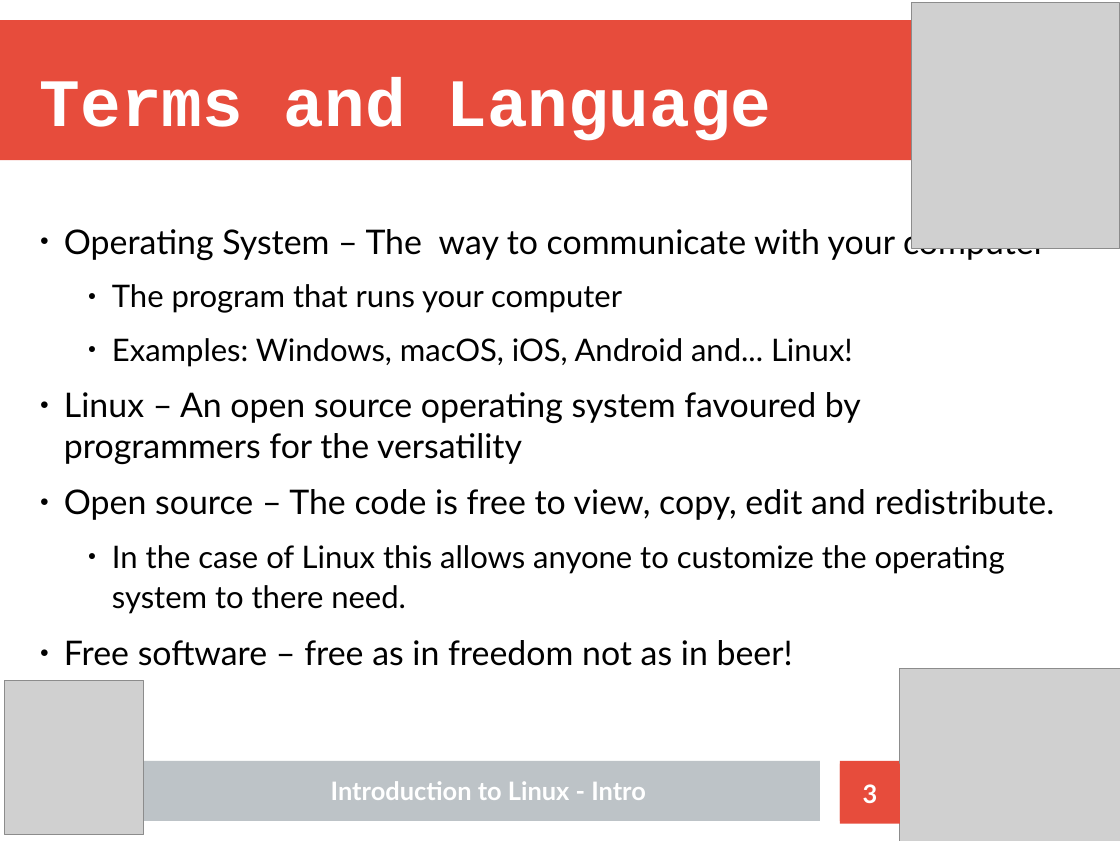
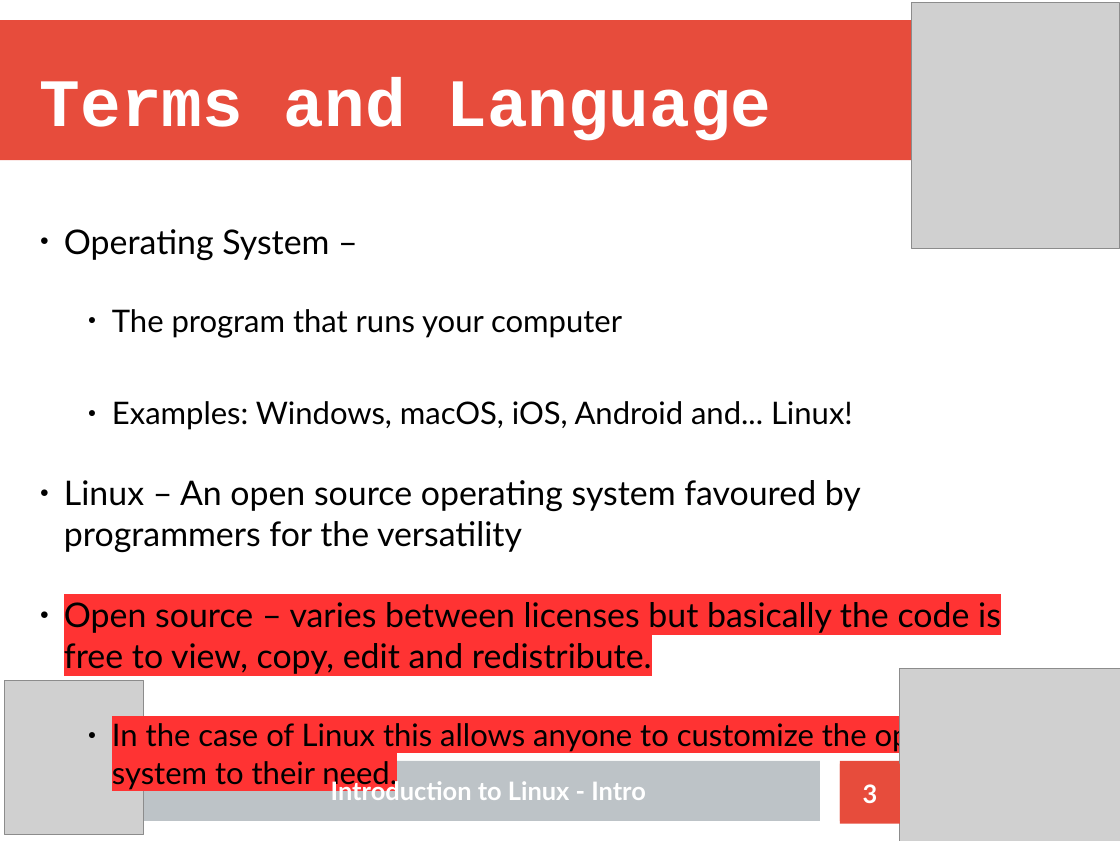
Before and after one commit to Nhlakanipho-Biyela/Intro_To_Linux_Course, a slide deck: slide 3 of Lecture_Slides/ITL_Lecture_1_Introduction_V2.odp. Drawn at 1120x841 pixels with LibreOffice and Linux fonts; fonts in the diff are those of the drawing; grey boxes stand for pictures. Boxes give left, top, right and bottom in pixels: in the first picture for what was removed or moved away, otherwise in the second. Text is boxed around its words. In the diff, an @@ line names an element or a change of style, - is before the commit and + after.

```diff
--- a/Lecture_Slides/ITL_Lecture_1_Introduction_V2.odp
+++ b/Lecture_Slides/ITL_Lecture_1_Introduction_V2.odp
@@ subtitle at (x1=64, y1=229, x2=329, y2=261): text changed @@
-● Operating System – The way to communicate with your computer
+● Operating System –
@@ subtitle at (x1=64, y1=309, x2=861, y2=553): more space between paragraphs @@
@@ subtitle at (x1=64, y1=602, x2=1005, y2=752): text changed @@
-● Open source – The code is free to view, copy, edit and redistribute.
-    ● In the case of Linux this allows anyone to customize the operating system to there need.
-● Free software – free as in freedom not as in beer!
+● Open source – varies between licenses but basically the code is free to view, copy, edit and redistribute.
+    ● In the case of Linux this allows anyone to customize the operating system to their need.
```
Also in this commit, not shown: 9 other slides changed, 1 slide added, 1 other file.
